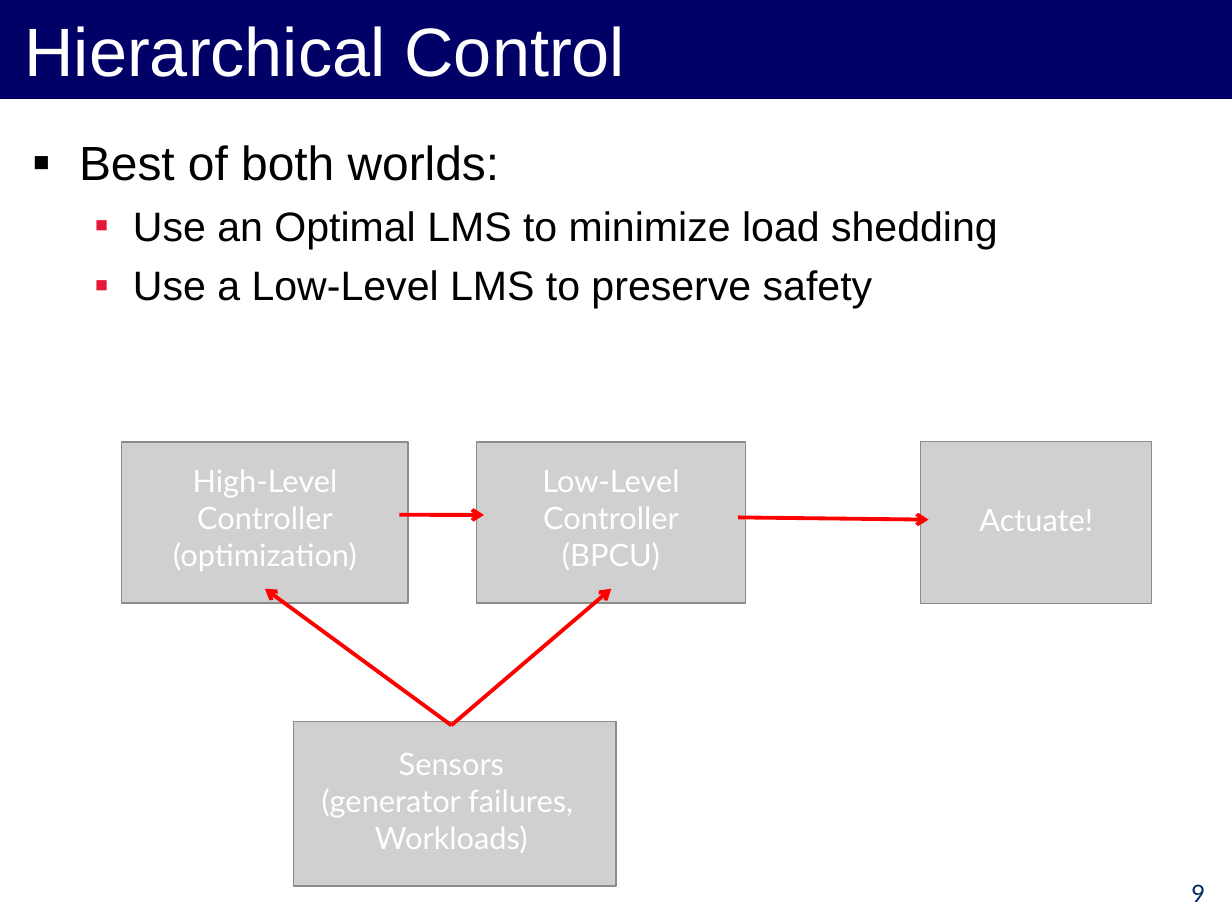
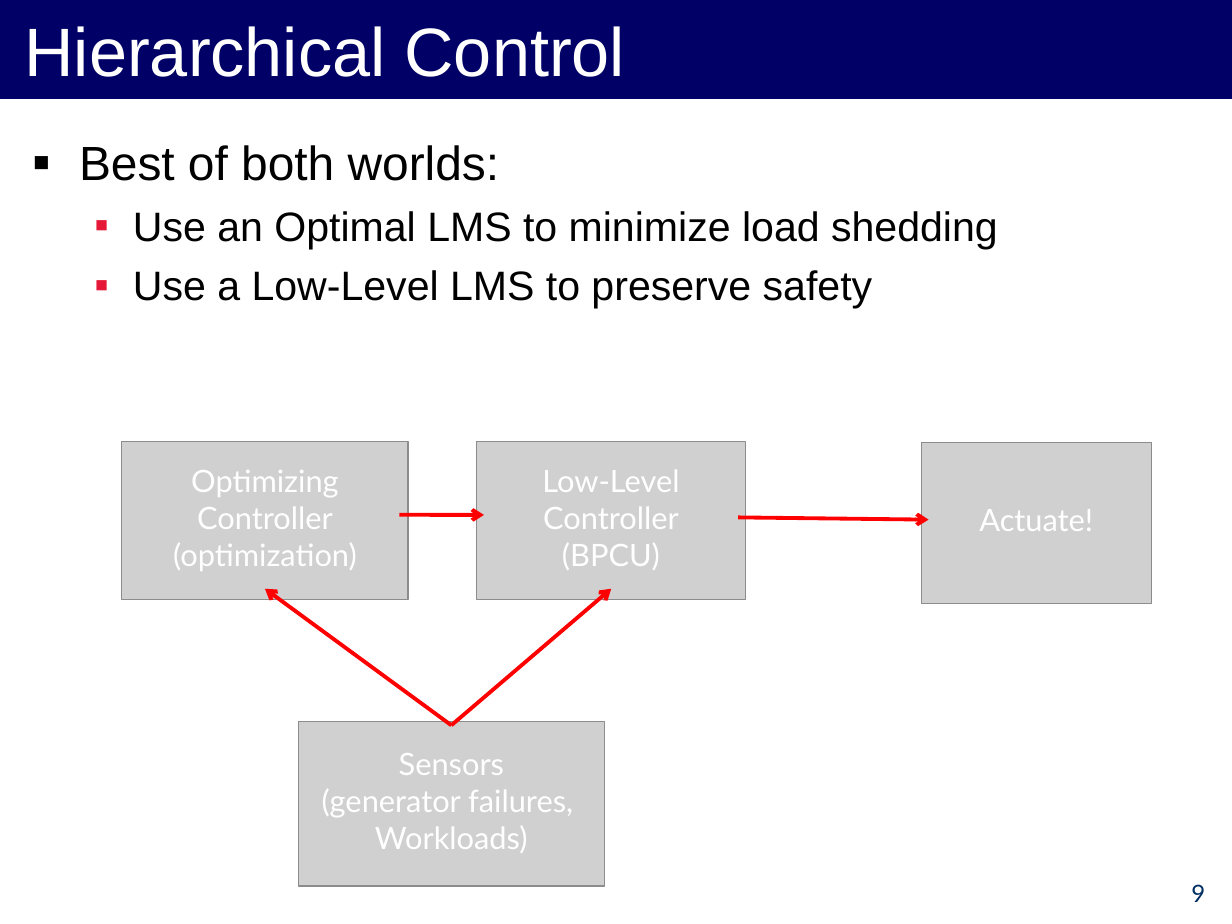
Before and after one commit to forresti/optimal_load_management, a slide deck: slide 9 of project/12-3-12_Presentation.ppt. Drawn at 1232x924 pixels with LibreOffice and Linux fonts; fonts in the diff are those of the drawing; grey boxes stand for pictures. Boxes give left, top, right and bottom in pixels: in the first picture for what was removed or moved away, otherwise in the second. Text is boxed around its words. In the diff, an @@ line names an element or a change of style, - is before the commit and + after.

```diff
--- a/project/12-3-12_Presentation.ppt
+++ b/project/12-3-12_Presentation.ppt
@@ picture: place and size @@
-picture at (122,442,409,604)
+picture at (122,442,409,600)
@@ picture: place and size @@
-picture at (477,442,747,604)
+picture at (477,442,747,600)
@@ text at (191,470,339,529): text changed @@
-High-Level Controller
+Optimizing Controller
@@ picture: place and size @@
-picture at (293,721,616,886)
+picture at (298,721,605,886)
```
Also in this commit, not shown: 13 other slides changed, 5 slides added, 6 slides removed, 7 other files.
